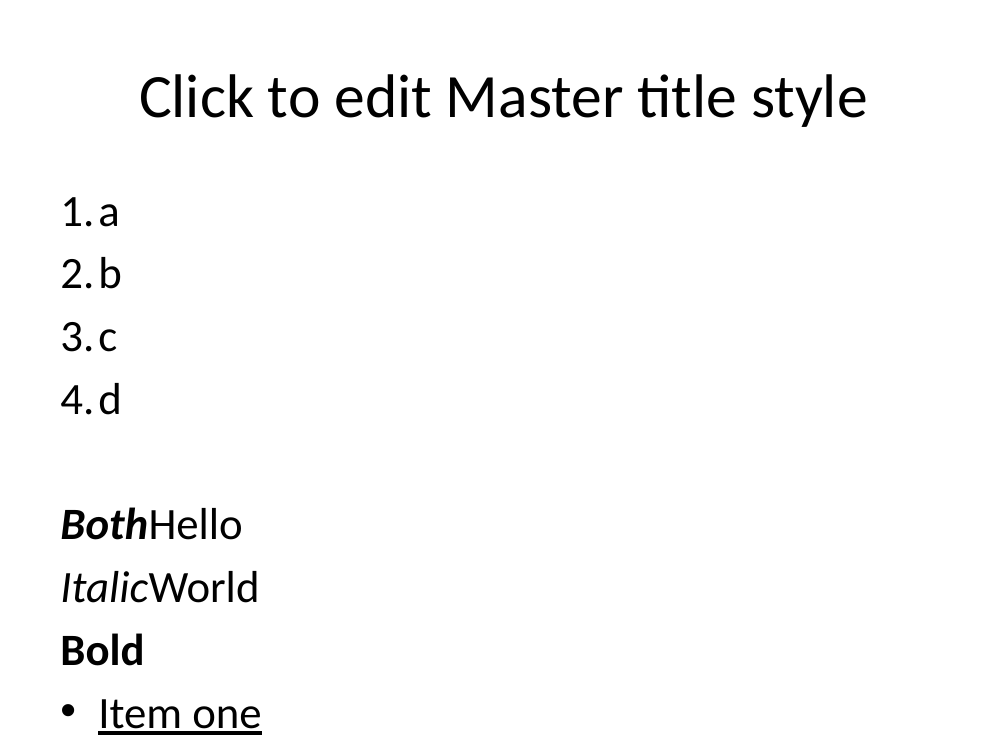
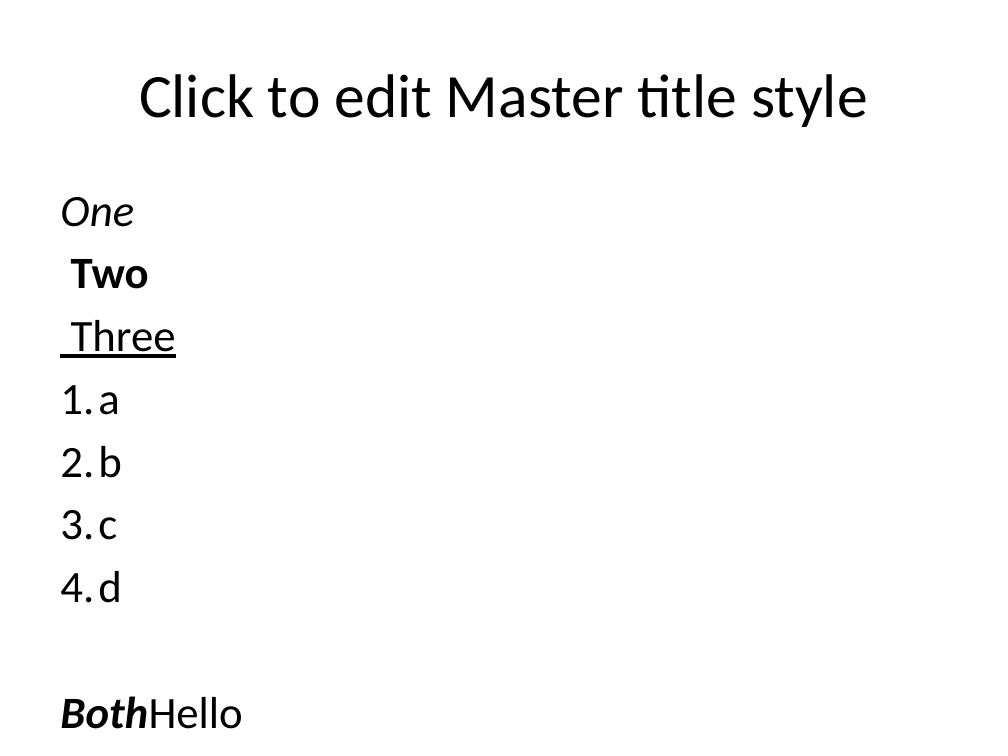
Before and after one commit to oroborous/html-to-apache-poi-converter, a slide deck: slide 1 of output.pptx. Drawn at 1008x756 pixels with LibreOffice and Linux fonts; fonts in the diff are those of the drawing. Boxes give left, top, right and bottom in pixels: in the first picture for what was removed or moved away, otherwise in the second. Text is boxed around its words. In the diff, an @@ line names an element or a change of style, - is before the commit and + after.

```diff
--- a/output.pptx
+++ b/output.pptx
@@ text at <box>60,197,176,358</box>: paragraphs added @@
+One
+Two
+Three
```
Also in this commit, not shown: 2 other files.
